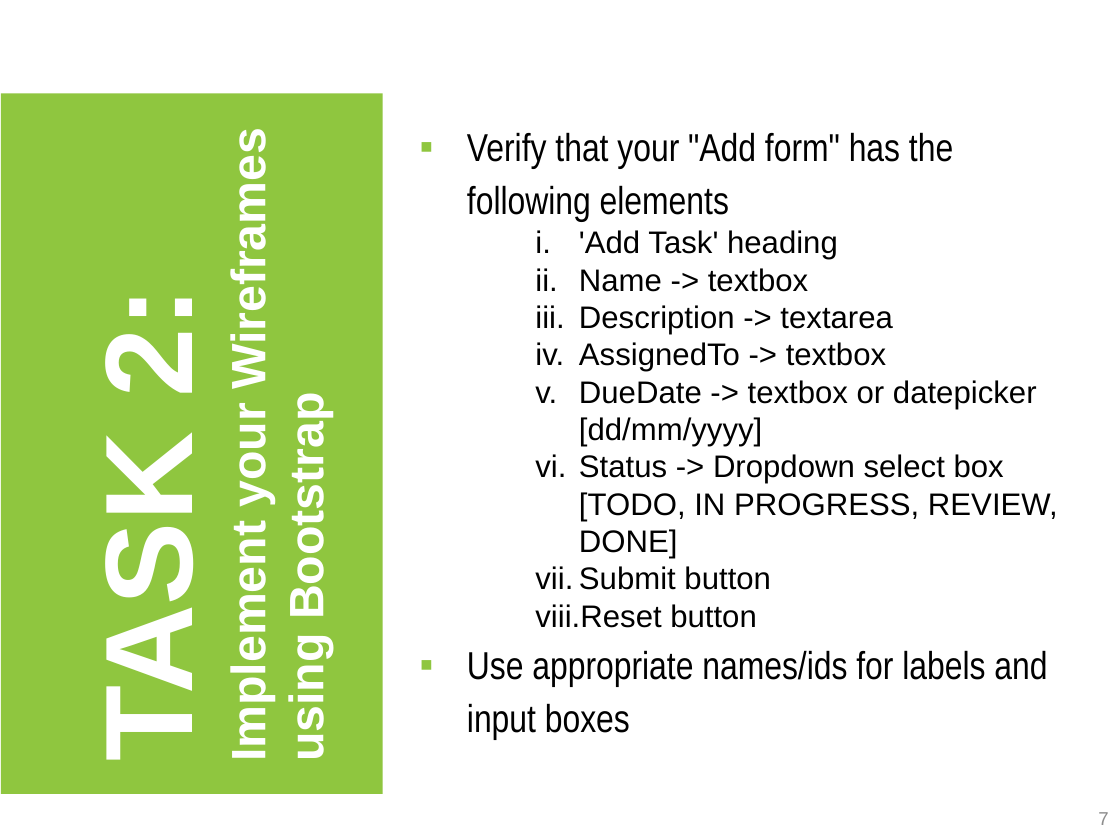
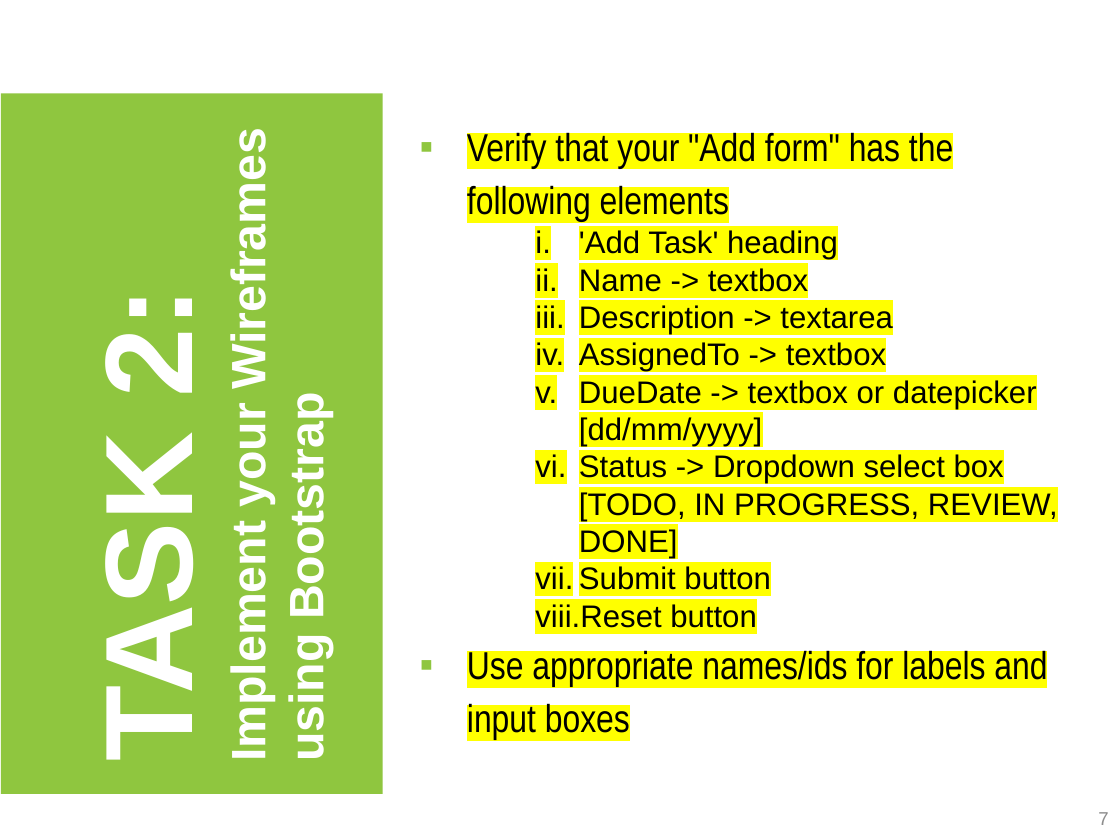
Before and after one commit to LiviaFResende/Task-List-Master, a slide deck: slide 7 of Sprint 1.pptx. Drawn at 1120x840 pixels with LibreOffice and Linux fonts; fonts in the diff are those of the drawing; background and template pictures are left out. Boxes give left, top, right and bottom in pixels: in the first picture for what was removed or moved away, otherwise in the second. Text is boxed around its words. In the diff, an @@ line names an element or a change of style, - is before the commit and + after.

```diff
--- a/Sprint 1.pptx
+++ b/Sprint 1.pptx
@@ text "Verify that your "Add form" ..." at (467, 129, 1058, 740): highlight none to #FFFF00 @@
```
Also in this commit, not shown: 4 other slides changed, 3 other files.
